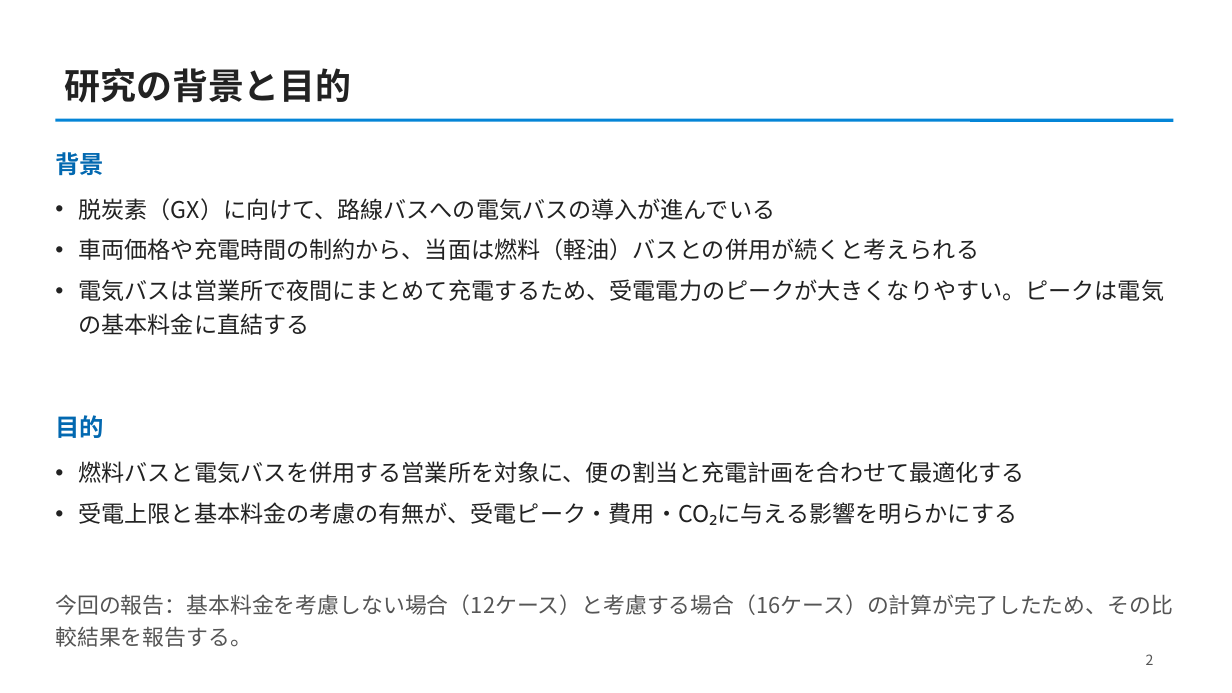
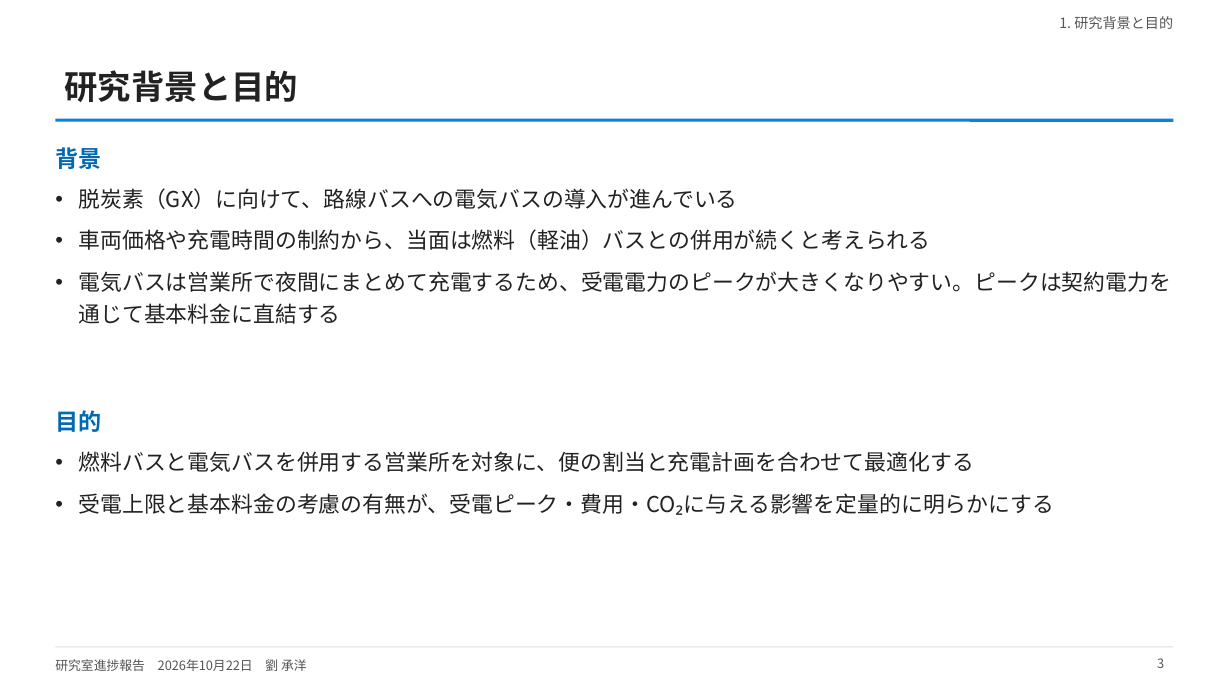
Before and after one commit to CYLIU2003/master-course, a slide deck: slide 3 of outcome/2026-10-22_lab_progress/lab_progress_20261022.pptx (slide 2 before the commit). Drawn at 1232x693 pixels with LibreOffice and Linux fonts; fonts in the diff are those of the drawing. Boxes give left, top, right and bottom in pixels: in the first picture for what was removed or moved away, otherwise in the second. Text is boxed around its words. In the diff, an @@ line names an element or a change of style, - is before the commit and + after.

```diff
--- a/outcome/2026-10-22_lab_progress/lab_progress_20261022.pptx
+++ b/outcome/2026-10-22_lab_progress/lab_progress_20261022.pptx
@@ text added at box(1059, 16, 1173, 29), 11 pt, text #555555 @@
+1. 研究背景と目的
@@ title at box(65, 70, 299, 102): text changed; size 28 to 26 pt @@
-研究の背景と目的
+研究背景と目的
@@ text "背景" at box(55, 147, 101, 169): size 19 to 18 pt @@
@@ text "脱炭素（GX）に向けて、路線バスへの電気バスの導入が進んでいる": place and size @@
-text "脱炭素（GX）に向けて、路線バスへの電気バスの導入が進んでいる" at box(79, 198, 1165, 335)
+text "脱炭素（GX）に向けて、路線バスへの電気バスの導入が進んでいる" at box(79, 188, 1172, 324)
@@ text at box(79, 188, 931, 250): size 18 to 17 pt in "脱炭素（GX）に向けて、路線バスへの電気バスの導入が進んでいる", "車両価格や充電時間の制約から、当面は燃料（軽油）バスとの併用が続くと考えられる"; more space between paragraphs @@
@@ text at box(79, 271, 1172, 324): text changed; size 18 to 17 pt @@
-• 電気バスは営業所で夜間にまとめて充電するため、受電電力のピークが大きくなりやすい。ピークは電気の基本料金に直結する
+• 電気バスは営業所で夜間にまとめて充電するため、受電電力のピークが大きくなりやすい。ピークは契約電力を通じて基本料金に直結する
@@ text "目的" at box(55, 410, 101, 432): size 19 to 18 pt @@
@@ text "燃料バスと電気バスを併用する営業所を対象に、便の割当と充電計画を合わせて最適化する": place and size @@
-text "燃料バスと電気バスを併用する営業所を対象に、便の割当と充電計画を合わせて最適化する" at box(79, 461, 1025, 525)
+text "燃料バスと電気バスを併用する営業所を対象に、便の割当と充電計画を合わせて最適化する" at box(79, 451, 1055, 515)
@@ text at box(79, 451, 974, 472): size 18 to 17 pt in "燃料バスと電気バスを併用する営業所を対象に、便の割当と充電計画を合わせて最適化する"; more space between paragraphs @@
@@ text at box(79, 493, 1055, 515): text changed; size 18 to 17 pt @@
-• 受電上限と基本料金の考慮の有無が、受電ピーク・費用・CO₂に与える影響を明らかにする
+• 受電上限と基本料金の考慮の有無が、受電ピーク・費用・CO₂に与える影響を定量的に明らかにする
@@ text removed at box(55, 594, 1173, 647) @@
-今回の報告：基本料金を考慮しない場合（12ケース）と考慮する場合（16ケース）の計算が完了したため、その比較結果を報告する。
@@ line added from (55, 647) to (1174, 647), #DDDDDD 0.75 pt @@
@@ text added at box(55, 659, 307, 671), 10 pt, text #555555 @@
+研究室進捗報告 2026年10月22日 劉 承洋
@@ page number removed at box(1146, 654, 1154, 665) @@
-2
@@ page number added at box(1157, 658, 1164, 668), 10 pt, text #555555 @@
+3
```
Also in this commit, not shown: 11 other slides changed, 5 slides added, 13 other files.
